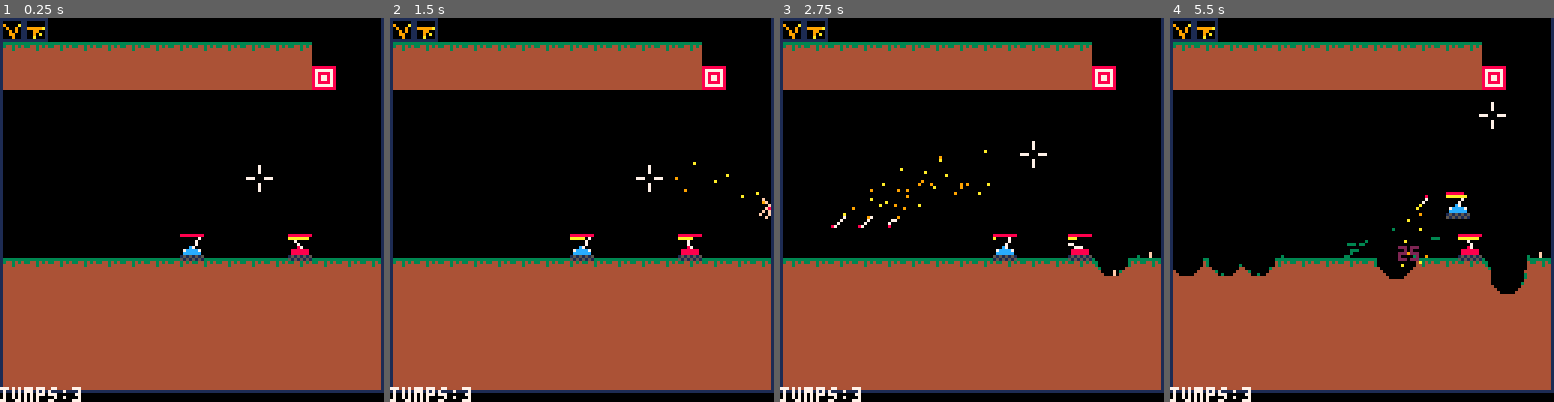
Above: before the commit, frames 1-4 (left to right).
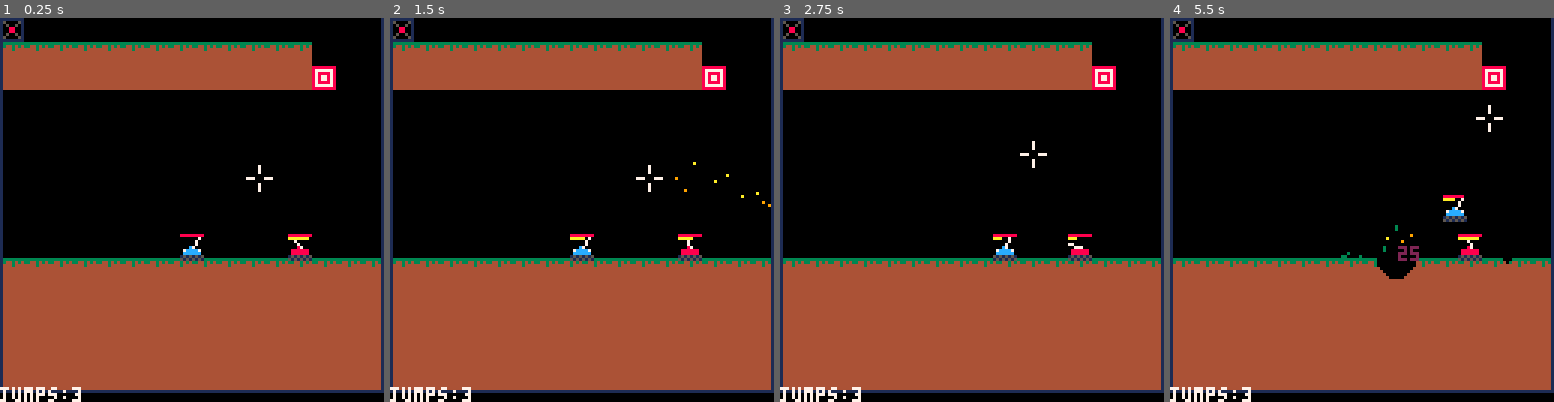
Above: after the commit, the same moments.

Repository: MarrMann/tanks.p8
Game: PICO-8 cartridge tanks.p8
Same seed, same stepped clock (60 frames per second), same inputs: the game is played once before the commit and once after it.
Inputs:
- Up to frame 1 (0.25 s): no input
- Up to frame 2 (1.5 s): tap X (X key) at 0.33, 1.07 s; tap O (Z key) at 0.7 s
- Up to frame 3 (2.75 s): hold Right 1.6-2.1 s; tap O (Z key) at 1.7, 2.1, 2.5 s; tap X (X key) at 1.85 s; hold Up 2.15-2.42 s; hold Right from 2.47 s (still down)
- Up to frame 4 (5.5 s): tap O (Z key) every 0.4 s from 2.9 to 5.3 s; tap X (X key) at 2.97, 4.08, 5.2 s; release Right at 3.03 s; hold Left 3.08-3.58 s; hold Down 3.63-3.97 s; hold Right 4.02-4.68 s; hold Up 4.73-5.03 s; hold Left from 5.08 s (still down)

The runs differ from the first frame. In frame 1, 0.4% of the frame differs, in the area x 0-13%, y 0-7%; in frame 2, 0.4%; in frame 3, 1.0%; in frame 4, 2.8%, in the area x 0-97%, y 0-72%.

Commit message:
Feat: Sniper shot type

Diff:
--- a/tanks.p8
+++ b/tanks.p8
@@ -27,17 +27,17 @@
 		cur_cd=0,
 		jumps = 3,
 		shot = {
-			name = shot_types.bounce.name,
-			spr = shot_types.bounce.spr,
+			name = shot_types.sniper.name,
+			spr = shot_types.sniper.spr,
 			modifiers = {
 			},
-			child = {
-				name = shot_types.split.name,
-				spr = shot_types.split.spr,
-				modifiers = {
-				},
-				child = nil
-			}
+			-- child = {
+			-- 	name = shot_types.split.name,
+			-- 	spr = shot_types.split.spr,
+			-- 	modifiers = {
+			-- 	},
+			-- 	child = nil
+			-- }
 		}
 	}
 	load_room(0,0)
@@ -742,6 +742,33 @@
 			end
 		end
 	},
+	sniper = {
+		name = "sniper",
+		spr = 48,
+		stats = {
+			dmg=65,
+			r=1,
+			init_r=1,
+			force=5,
+			count=1,
+			spread=0.0,
+			pow=1,
+			cd=80
+		},
+		init = function(s) end,
+		interpret_semantics = function(sem)
+			local base = shot_types.sniper.stats
+			local stats = copy_table(base)
+			return apply_sem_basic(sem, stats)
+		end,
+		update = function(s)
+			basic_update(s)
+			return true
+		end,
+		on_collision = function(s, inf)
+			explode(s,inf)
+		end
+	},
 }
 
 function apply_multiplier_stats(base_stats, stats, child_stats)
@@ -870,7 +897,7 @@
 					local p_y=ex_y+n_y
 					local base_angle=atan2(n_x,n_y)
 
-					for k=1,s.stats.force do
+					for k=1,(s.stats.r-1)*1.35 do
 						local ang = base_angle + rnd(0.5)-0.25
 						local vel = rnd(s.stats.r * 0.25)+s.stats.r * 0.15
 						add(map_parts, {
@@ -1172,7 +1199,8 @@
 	local length=sqrt(raw_dir_x^2+raw_dir_y^2)
 	local norm_x=raw_dir_x/length
 	local norm_y=raw_dir_y/length
-	local scaling=1-(exp.cur_r/exp.r)
+	local scaling=1-((exp.cur_r+0.1)/exp.r)
+	if exp.r == 1	then scaling = 1 end
 	local x=norm_x*scaling*exp.force
 	local y=norm_y*scaling*exp.force
 	return x, -abs(y)
@@ -1820,14 +1848,14 @@
 100000011000000110090a01307007033008000330870803300550033555d6630000000000000000000000000000000000000000000000000000000000000000
 1000000110000001100a000130007773308088033008800335555553355fd5530000000000000000000000000000000000000000000000000000000000000000
 11111111111111111111111133333333333333333333333333333333333333330000000000000000000000000000000000000000000000000000000000000000
-00000000111111111111111100000000000000000000000000000000000000000000000000000000000000000000000000000000000000008888888800000000
-00000000100000011000000100000000000000000000000000000000000000000000000000000000000000000000000000000000000000008777777800000000
-00000000190000a11000000100000000000000000000000000000000000000000000000000000000000000000000000000000000000000008788887800000000
-0000000010900901199999a100000000000000000000000000000000000000000000000000000000000000000000000000000000000880008787787800000000
-00000000100909011909090100000000000000000000000000000000000000000000000000000000000000000000000000000000088888808787787800000000
-000000001009900119090a0100000000000000000000000000000000000000000000000000000000000000000000000000000000088888808788887800000000
-00000000100090011a0a000100000000000000000000000000000000000000000000000000000000000000000000000000000000151515158777777800000000
-00000000111111111111111100000000000000000000000000000000000000000000000000000000000000000000000000000000515151518888888800000000
+11111111111111111111111100000000000000000000000000000000000000000000000000000000000000000000000000000000000000008888888800000000
+15000051100000011000000100000000000000000000000000000000000000000000000000000000000000000000000000000000000000008777777800000000
+10500501190000a11000000100000000000000000000000000000000000000000000000000000000000000000000000000000000000000008788887800000000
+1008800110900901199999a100000000000000000000000000000000000000000000000000000000000000000000000000000000000880008787787800000000
+10088001100909011909090100000000000000000000000000000000000000000000000000000000000000000000000000000000088888808787787800000000
+105005011009900119090a0100000000000000000000000000000000000000000000000000000000000000000000000000000000088888808788887800000000
+15000051100090011a0a000100000000000000000000000000000000000000000000000000000000000000000000000000000000151515158777777800000000
+11111111111111111111111100000000000000000000000000000000000000000000000000000000000000000000000000000000515151518888888800000000
 __map__
 3f3f3f3f3f3f3f3f3f3f3f3f3f3f3f3f3f000000000000000000003f00000000000000000000000000000000000000000000000000000000000000000000000000000000000000000000000000000000000000000000000000000000000000000000000000000000000000000000000000000000000000000000000000000000
 020202020202020202020202023f3f3f3f000000000000000000003e0000000000000000000000000000003e000000000000000000000000000000000000000000000000000000000000000000000000000000000000000000000000000000000000000000000000000000000000000000000000000000000000000000000000
